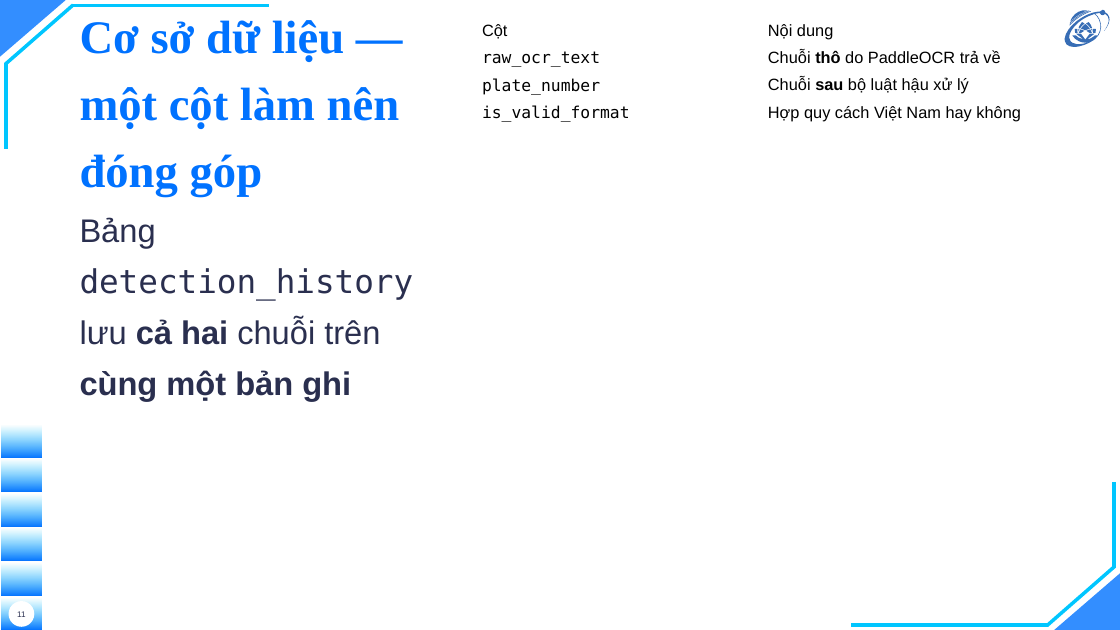
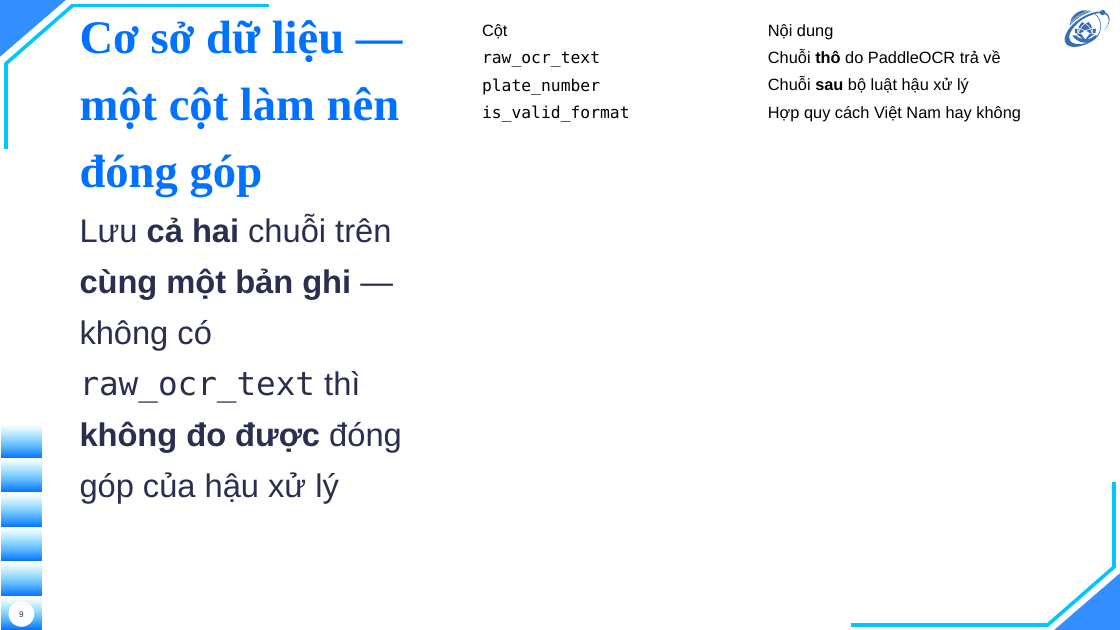
Before and after one commit to hieunguyen2604/alpr-do-an-mon-hoc, a slide deck: slide 9 of docs/slides/slides.pptx (slide 11 before the commit). Drawn at 1120x630 pixels with LibreOffice and Linux fonts; fonts in the diff are those of the drawing; background and template pictures are left out. Boxes give left, top, right and bottom in pixels: in the first picture for what was removed or moved away, otherwise in the second. Text is boxed around its words. In the diff, an @@ line names an element or a change of style, - is before the commit and + after.

```diff
--- a/docs/slides/slides.pptx
+++ b/docs/slides/slides.pptx
@@ text at <box>80,216,402,503</box>: text changed @@
-Bảng detection_history lưu cả hai chuỗi trên cùng một bản ghi
+Lưu cả hai chuỗi trên cùng một bản ghi — không có raw_ocr_text thì không đo được đóng góp của hậu xử lý
@@ page number at <box>19,611,24,617</box>: text changed @@
-11
+9
```
Also in this commit, not shown: 1 other slide changed, 7 slides removed, 2 other files.
